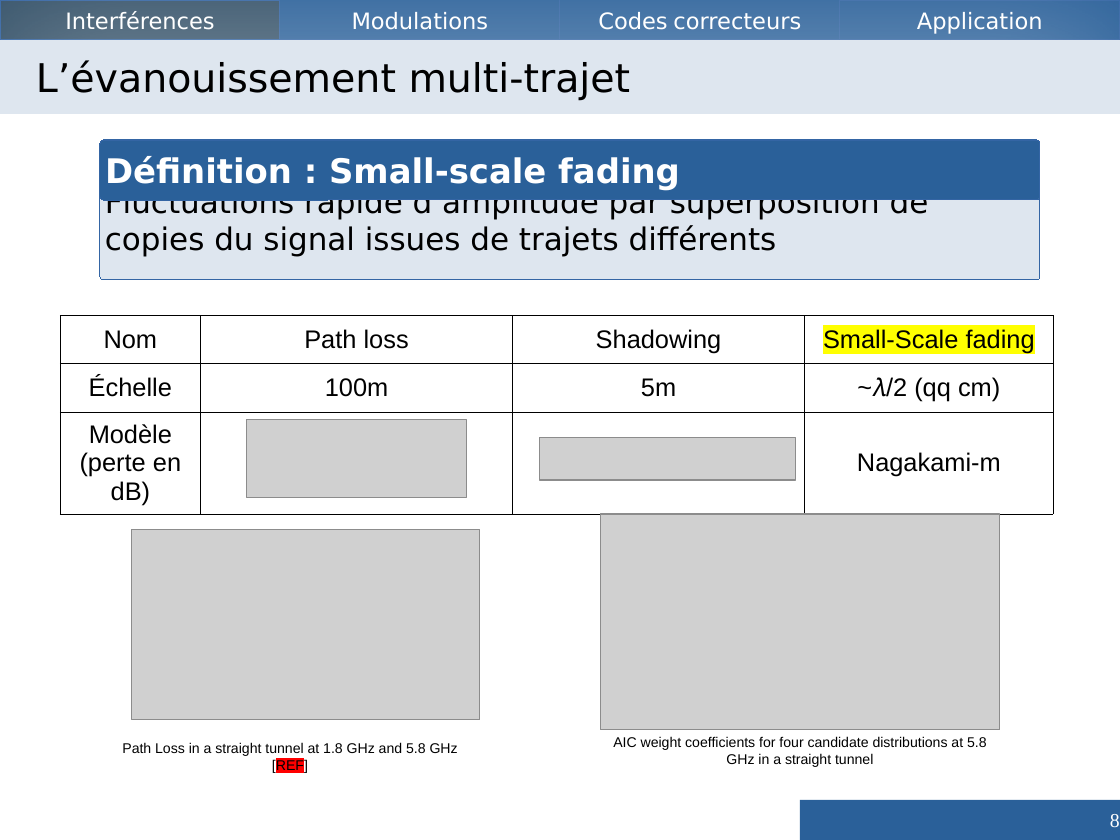
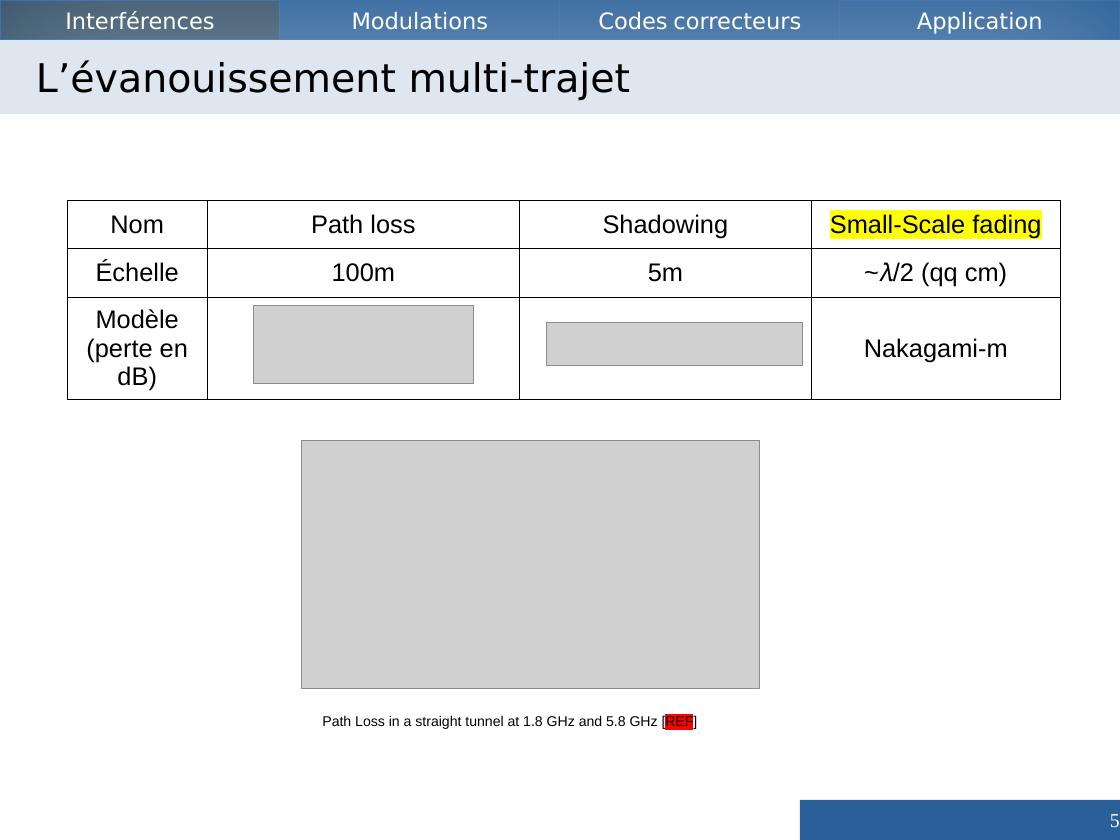
Before and after one commit to Vzrod/tipe, a slide deck: slide 5 of TIPE - Copie.odp (slide 8 before the commit). Drawn at 1120x840 pixels with LibreOffice and Linux fonts; fonts in the diff are those of the drawing; grey boxes stand for pictures. Boxes give left, top, right and bottom in pixels: in the first picture for what was removed or moved away, otherwise in the second. Text is boxed around its words. In the diff, an @@ line names an element or a change of style, - is before the commit and + after.

```diff
--- a/TIPE - Copie.odp
+++ b/TIPE - Copie.odp
@@ rounded rectangle removed at (x1=100, y1=140, x2=1040, y2=281) @@
-Fluctuations rapide d’amplitude par superposition de copies du signal issues de trajets différents
@@ rounded rectangle removed at (x1=100, y1=140, x2=1040, y2=200) @@
-Définition : Small-scale fading
@@ 2 pictures, 1 table moved together from (x1=60, y1=316, x2=1054, y2=509) to (x1=67, y1=201, x2=1061, y2=395) @@
@@ table at (x1=67, y1=201, x2=1061, y2=395) @@
-row 3, column 4: Nagakami-m
+row 3, column 4: Nakagami-m
@@ picture resized from (x1=132, y1=530, x2=481, y2=721) to (x1=302, y1=440, x2=760, y2=689) @@
@@ picture removed at (x1=601, y1=514, x2=1000, y2=730) @@
@@ text "Path Loss in a straight ..." rewrapped from (x1=122, y1=742, x2=458, y2=774) to (x1=322, y1=715, x2=698, y2=730) @@
@@ text removed at (x1=613, y1=736, x2=987, y2=767) @@
-AIC weight coefficients for four candidate distributions at 5.8 GHz in a straight tunnel
@@ page number at (x1=1110, y1=814, x2=1120, y2=827): text changed @@
-8
+5
```
Also in this commit, not shown: 21 other slides changed, 6 slides added, 12 slides removed, 2 other files.
